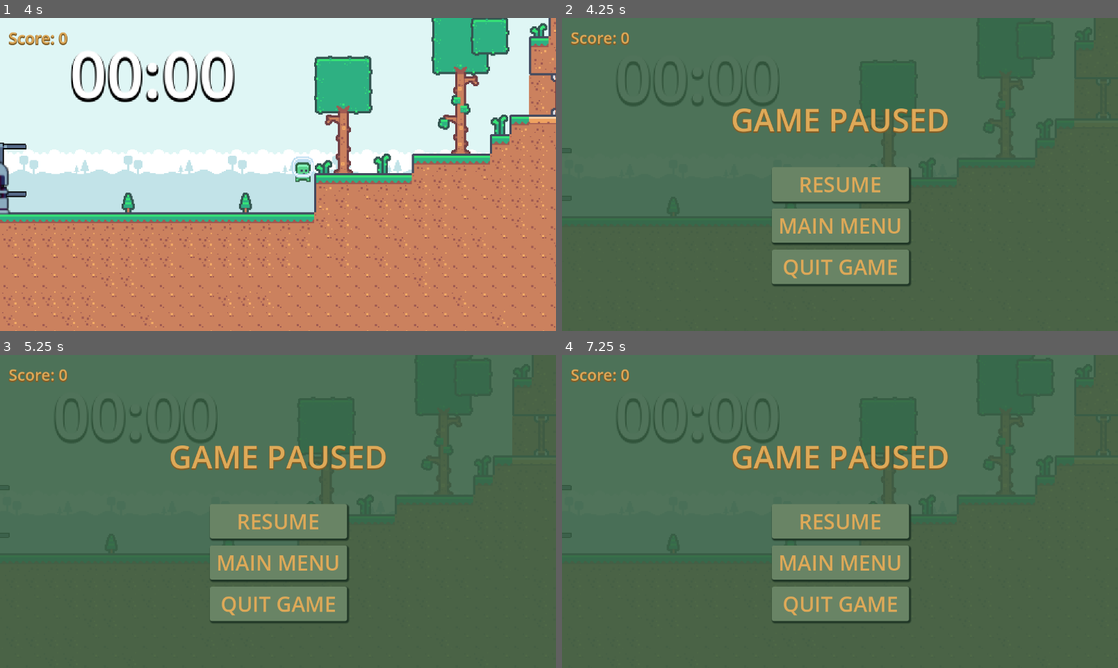
Above: before the commit, frames 1-4 (two rows, left to right).
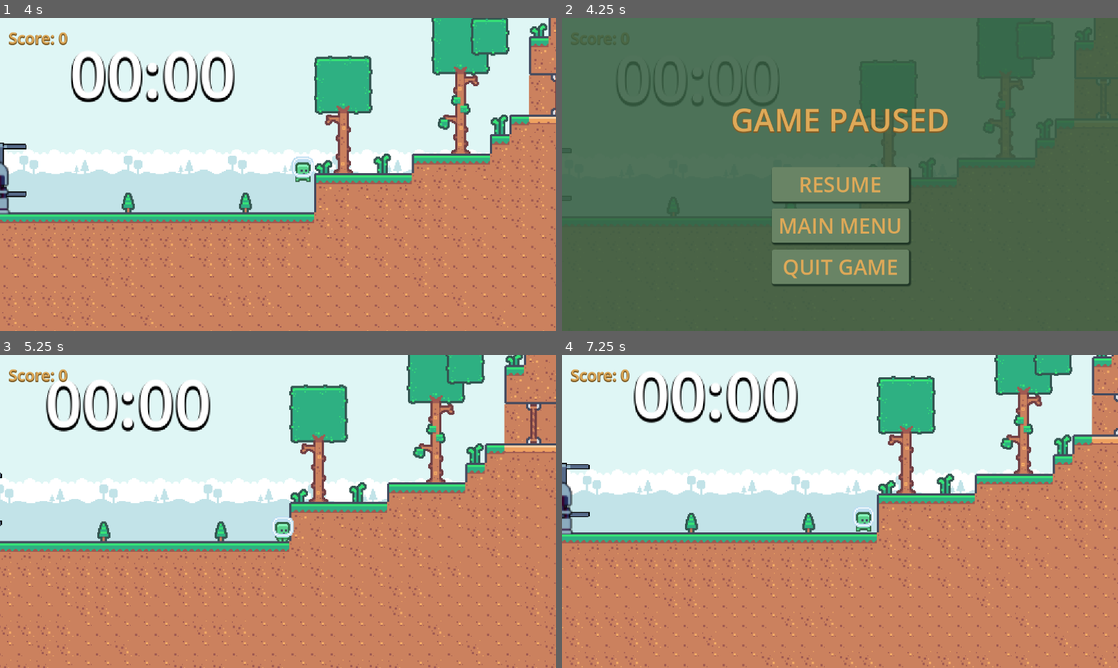
Above: after the commit, the same moments.

Repository: Nexilios/SideScrollingDelivery
Game: Godot game, scene res://scenes/game.tscn
The game is run twice, just before and just after one commit, with the same random seed, the same clock (stepped at 60 frames per second) and the same inputs. Sound files missing from this copy of the repository are replaced by a short silence.
Inputs:
- Up to frame 1 (4 s): hold E (interact) 0.53-1.28 s; hold D (move_right) 0.53-2.03 s; tap Space (jump) at 0.77, 1.52, 3.02, 3.77 s; tap E (interact) at 1.35, 2.85 s; hold A (move_left) 2.03-2.78 s; hold E (interact) 2.03-2.78 s; hold D (move_right) from 2.78 s (still down); hold E (interact) from 3.53 s (still down)
- Up to frame 2 (4.25 s): keep holding D (move_right); keep holding E (interact); tap Escape (pause) at 4.15 s
- Up to frame 3 (5.25 s): release D (move_right) at 4.25 s; release E (interact) at 4.25 s; click "MAIN MENU" at 4.25 s; click "RESUME" at 5 s
- Up to frame 4 (7.25 s): hold A (move_left) 5.78-6.53 s; tap E (interact) at 5.85 s; tap Space (jump) at 6.02 s; hold D (move_right) from 6.53 s (still down); hold E (interact) from 6.53 s (still down)

Frame 1 is identical in both runs. In frame 2, 0.2% of the frame differs, in the area x 1-13%, y 4-9%; in frame 3, 99%; in frame 4, 99%, in the area x 0-100%, y 0-100%.

Commit message:
Game Over & Bugfixes
~ Implemented GameOver UI and its mechanic.
~ Now autoloads will properly reset everytime game is "reloaded".
~ Truck will now spawn packages inside game scene instead of SceneTree root.
~ Now BGM will still play even game is paused.

Diff:
--- /dev/null
+++ b/assets/styles/game_over_menu/game_over_button_hover.tres
@@ -0,0 +1,16 @@
+[gd_resource type="StyleBoxFlat" format=3 uid="uid://b3llh2mbfcp78"]
+
+[resource]
+content_margin_left = 15.0
+content_margin_top = 6.0
+content_margin_right = 15.0
+content_margin_bottom = 6.0
+bg_color = Color(0.3603, 0.45, 0.3465, 1)
+corner_radius_top_left = 5
+corner_radius_top_right = 5
+corner_radius_bottom_right = 5
+corner_radius_bottom_left = 5
+corner_detail = 5
+shadow_color = Color(0.122679, 0.211291, 0.14771, 1)
+shadow_size = 4
+shadow_offset = Vector2(2.47, 3.04)
--- /dev/null
+++ b/assets/styles/game_over_menu/game_over_button_normal.tres
@@ -0,0 +1,16 @@
+[gd_resource type="StyleBoxFlat" format=3 uid="uid://cge5rp6o3sbpq"]
+
+[resource]
+content_margin_left = 15.0
+content_margin_top = 6.0
+content_margin_right = 15.0
+content_margin_bottom = 6.0
+bg_color = Color(0.412353, 0.515857, 0.397037, 1)
+corner_radius_top_left = 5
+corner_radius_top_right = 5
+corner_radius_bottom_right = 5
+corner_radius_bottom_left = 5
+corner_detail = 5
+shadow_color = Color(0.122679, 0.211291, 0.14771, 1)
+shadow_size = 4
+shadow_offset = Vector2(2.47, 3.04)
--- /dev/null
+++ b/assets/styles/game_over_menu/game_over_button_pressed.tres
@@ -0,0 +1,16 @@
+[gd_resource type="StyleBoxFlat" format=3 uid="uid://b87tb4t8hdf5t"]
+
+[resource]
+content_margin_left = 15.0
+content_margin_top = 6.0
+content_margin_right = 15.0
+content_margin_bottom = 6.0
+bg_color = Color(0.31226, 0.39, 0.3003, 1)
+corner_radius_top_left = 5
+corner_radius_top_right = 5
+corner_radius_bottom_right = 5
+corner_radius_bottom_left = 5
+corner_detail = 5
+shadow_color = Color(0.122679, 0.211291, 0.14771, 1)
+shadow_size = 4
+shadow_offset = Vector2(2.47, 3.04)
--- a/scenes/bgm.tscn
+++ b/scenes/bgm.tscn
@@ -3,6 +3,7 @@
 [ext_resource type="AudioStream" uid="uid://bpejft8qanlw6" path="res://assets/sounds/game_bgm - Smile On the Walk Fun Cartoon.ogg" id="1_2wekg"]
 
 [node name="BGM" type="AudioStreamPlayer"]
+process_mode = 3
 stream = ExtResource("1_2wekg")
 autoplay = true
 bus = &"BGM"
--- a/scenes/game.tscn
+++ b/scenes/game.tscn
@@ -1,10 +1,11 @@
-[gd_scene load_steps=20 format=3 uid="uid://dl0ja6aeutr2y"]
+[gd_scene load_steps=21 format=3 uid="uid://dl0ja6aeutr2y"]
 
 [ext_resource type="PackedScene" uid="uid://kadvgg4106co" path="res://scenes/game_manager.tscn" id="1_41nem"]
 [ext_resource type="PackedScene" uid="uid://bkyprnm4r55ag" path="res://scenes/player.tscn" id="1_byd86"]
 [ext_resource type="Texture2D" uid="uid://bi15a10ptvwf2" path="res://assets/tileset/tilemap-backgrounds.png" id="1_gqarg"]
 [ext_resource type="Texture2D" uid="uid://ngxhyvubepfh" path="res://assets/tileset/tilemap.png" id="2_sk5vj"]
 [ext_resource type="PackedScene" uid="uid://b0of6io1c322v" path="res://scenes/score_label.tscn" id="3_g4npx"]
+[ext_resource type="PackedScene" uid="uid://ngl7cf8camce" path="res://scenes/game_over_menu.tscn" id="3_qdvom"]
 [ext_resource type="PackedScene" uid="uid://db6p0de700xhc" path="res://scenes/truck.tscn" id="4_xj2wq"]
 [ext_resource type="PackedScene" uid="uid://c7bg808610anm" path="res://scenes/pause_menu.tscn" id="6_a1vf7"]
 [ext_resource type="PackedScene" uid="uid://dq1fysevc3twk" path="res://scenes/timer.tscn" id="6_sc74f"]
@@ -675,20 +676,24 @@
 
 [node name="Game" type="Node2D"]
 
-[node name="GameManager" parent="." node_paths=PackedStringArray("pause_menu", "timer", "truck", "recipients_folder") instance=ExtResource("1_41nem")]
+[node name="GameManager" parent="." node_paths=PackedStringArray("pause_menu", "game_over_menu", "timer", "truck", "recipients_folder") instance=ExtResource("1_41nem")]
 pause_menu = NodePath("../CanvasLayer/PauseMenu")
+game_over_menu = NodePath("../CanvasLayer/GameOverMenu")
 timer = NodePath("../TimerUI")
 truck = NodePath("../Truck")
 recipients_folder = NodePath("../Recipients")
-time_limit = 60.0
+time_limit = 10.0
 
 [node name="CanvasLayer" type="CanvasLayer" parent="."]
+
+[node name="ScoreLabel" parent="CanvasLayer" instance=ExtResource("3_g4npx")]
+
+[node name="GameOverMenu" parent="CanvasLayer" instance=ExtResource("3_qdvom")]
+visible = false
 
 [node name="PauseMenu" parent="CanvasLayer" node_paths=PackedStringArray("game_manager") instance=ExtResource("6_a1vf7")]
 visible = false
 game_manager = NodePath("../../GameManager")
-
-[node name="ScoreLabel" parent="CanvasLayer" instance=ExtResource("3_g4npx")]
 
 [node name="Background" type="TileMap" parent="."]
 tile_set = SubResource("TileSet_08dui")
--- /dev/null
+++ b/scenes/game_over_menu.tscn
@@ -0,0 +1,142 @@
+[gd_scene load_steps=7 format=3 uid="uid://ngl7cf8camce"]
+
+[ext_resource type="Script" path="res://scripts/game_over_menu.gd" id="1_rqnnn"]
+[ext_resource type="StyleBox" uid="uid://cl77ayu4xuq5n" path="res://assets/styles/pause_menu/pause_button_normal.tres" id="2_ttisj"]
+[ext_resource type="StyleBox" uid="uid://dvrvjh30t00pt" path="res://assets/styles/pause_menu/pause_button_hover.tres" id="3_xqlbr"]
+[ext_resource type="StyleBox" uid="uid://duda7fwb0urwr" path="res://assets/styles/pause_menu/pause_button_pressed.tres" id="4_5241j"]
+
+[sub_resource type="LabelSettings" id="LabelSettings_fuahb"]
+font_size = 72
+font_color = Color(0.870588, 0.662745, 0.345098, 1)
+shadow_size = 5
+shadow_color = Color(0.503426, 0.370268, 0.155438, 1)
+shadow_offset = Vector2(0.21, 2.72)
+
+[sub_resource type="LabelSettings" id="LabelSettings_clihu"]
+font_size = 52
+font_color = Color(0.870588, 0.662745, 0.345098, 1)
+shadow_size = 5
+shadow_color = Color(0.503426, 0.370268, 0.155438, 1)
+shadow_offset = Vector2(0.21, 2.72)
+
+[node name="GameOverMenu" type="Control"]
+process_mode = 3
+layout_mode = 3
+anchors_preset = 15
+anchor_right = 1.0
+anchor_bottom = 1.0
+grow_horizontal = 2
+grow_vertical = 2
+script = ExtResource("1_rqnnn")
+
+[node name="AspectRatioContainer" type="AspectRatioContainer" parent="."]
+layout_mode = 1
+anchors_preset = 15
+anchor_right = 1.0
+anchor_bottom = 1.0
+grow_horizontal = 2
+grow_vertical = 2
+size_flags_horizontal = 3
+size_flags_vertical = 3
+ratio = 1.78
+stretch_mode = 3
+
+[node name="ColorRect" type="ColorRect" parent="AspectRatioContainer"]
+layout_mode = 2
+color = Color(0.219608, 0.372549, 0.262745, 0.878431)
+
+[node name="Header" type="Label" parent="."]
+layout_mode = 1
+anchors_preset = 5
+anchor_left = 0.5
+anchor_right = 0.5
+offset_left = -269.0
+offset_top = 134.0
+offset_right = 281.0
+offset_bottom = 233.0
+grow_horizontal = 2
+pivot_offset = Vector2(275, 49)
+text = "GAME FINISHED"
+label_settings = SubResource("LabelSettings_fuahb")
+horizontal_alignment = 1
+vertical_alignment = 1
+
+[node name="Highscore" type="Label" parent="."]
+layout_mode = 1
+anchors_preset = 5
+anchor_left = 0.5
+anchor_right = 0.5
+offset_left = -269.0
+offset_top = 210.0
+offset_right = 281.0
+offset_bottom = 309.0
+grow_horizontal = 2
+pivot_offset = Vector2(275, 49)
+text = "HI-SCORE: 9999"
+label_settings = SubResource("LabelSettings_clihu")
+horizontal_alignment = 1
+vertical_alignment = 1
+
+[node name="VBoxContainer" type="VBoxContainer" parent="."]
+layout_mode = 1
+anchors_preset = 8
+anchor_left = 0.5
+anchor_top = 0.5
+anchor_right = 0.5
+anchor_bottom = 0.5
+offset_left = -157.5
+offset_top = -5.0
+offset_right = 158.5
+offset_bottom = 240.0
+grow_horizontal = 2
+grow_vertical = 2
+pivot_offset = Vector2(158, 122)
+theme_override_constants/separation = 16
+
+[node name="RestartButton" type="Button" parent="VBoxContainer"]
+process_mode = 2
+layout_mode = 2
+theme_override_colors/font_color = Color(0.870588, 0.662745, 0.345098, 1)
+theme_override_colors/font_pressed_color = Color(0.813869, 0.609067, 0.290064, 1)
+theme_override_colors/font_hover_color = Color(0.790712, 0.589043, 0.273252, 1)
+theme_override_colors/font_focus_color = Color(0.870588, 0.662745, 0.345098, 1)
+theme_override_font_sizes/font_size = 48
+theme_override_styles/normal = ExtResource("2_ttisj")
+theme_override_styles/hover = ExtResource("3_xqlbr")
+theme_override_styles/pressed = ExtResource("4_5241j")
+theme_override_styles/focus = ExtResource("2_ttisj")
+text = "RESTART"
+
+[node name="MenuButton" type="Button" parent="VBoxContainer"]
+process_mode = 2
+layout_mode = 2
+theme_override_colors/font_color = Color(0.870588, 0.662745, 0.345098, 1)
+theme_override_colors/font_pressed_color = Color(0.813869, 0.609067, 0.290064, 1)
+theme_override_colors/font_hover_color = Color(0.790712, 0.589043, 0.273252, 1)
+theme_override_colors/font_focus_color = Color(0.870588, 0.662745, 0.345098, 1)
+theme_override_font_sizes/font_size = 48
+theme_override_styles/normal = ExtResource("2_ttisj")
+theme_override_styles/hover = ExtResource("3_xqlbr")
+theme_override_styles/pressed = ExtResource("4_5241j")
+theme_override_styles/focus = ExtResource("2_ttisj")
+text = "MAIN MENU
+"
+
+[node name="QuitButton" type="Button" parent="VBoxContainer"]
+process_mode = 2
+layout_mode = 2
+theme_override_colors/font_color = Color(0.870588, 0.662745, 0.345098, 1)
+theme_override_colors/font_pressed_color = Color(0.813869, 0.609067, 0.290064, 1)
+theme_override_colors/font_hover_color = Color(0.790712, 0.589043, 0.273252, 1)
+theme_override_colors/font_focus_color = Color(0.870588, 0.662745, 0.345098, 1)
+theme_override_font_sizes/font_size = 48
+theme_override_styles/normal = ExtResource("2_ttisj")
+theme_override_styles/hover = ExtResource("3_xqlbr")
+theme_override_styles/pressed = ExtResource("4_5241j")
+theme_override_styles/focus = ExtResource("2_ttisj")
+text = "QUIT GAME
+"
+
+[connection signal="pressed" from="VBoxContainer/RestartButton" to="." method="_on_restart_button_pressed"]
+[connection signal="pressed" from="VBoxContainer/MenuButton" to="." method="_on_menu_button_pressed"]
+[connection signal="pressed" from="VBoxContainer/QuitButton" to="." method="_on_quit_button_pressed"]
--- a/scenes/package_spawn_sound.tscn
+++ b/scenes/package_spawn_sound.tscn
@@ -4,5 +4,6 @@
 
 [node name="AudioStreamPlayer2D" type="AudioStreamPlayer2D"]
 stream = ExtResource("1_br1r4")
+volume_db = -15.0
 autoplay = true
 bus = &"SFX"
--- a/scenes/pause_menu.tscn
+++ b/scenes/pause_menu.tscn
@@ -1,9 +1,9 @@
 [gd_scene load_steps=6 format=3 uid="uid://c7bg808610anm"]
 
 [ext_resource type="Script" path="res://scripts/pause_menu.gd" id="1_2td3u"]
-[ext_resource type="StyleBox" uid="uid://cl77ayu4xuq5n" path="res://assets/styles/pause_button_normal.tres" id="2_qeeim"]
-[ext_resource type="StyleBox" uid="uid://dvrvjh30t00pt" path="res://assets/styles/pause_button_hover.tres" id="3_n4xdy"]
-[ext_resource type="StyleBox" uid="uid://duda7fwb0urwr" path="res://assets/styles/pause_button_pressed.tres" id="4_2lamd"]
+[ext_resource type="StyleBox" uid="uid://cl77ayu4xuq5n" path="res://assets/styles/pause_menu/pause_button_normal.tres" id="2_qqm4s"]
+[ext_resource type="StyleBox" uid="uid://dvrvjh30t00pt" path="res://assets/styles/pause_menu/pause_button_hover.tres" id="3_k5v7v"]
+[ext_resource type="StyleBox" uid="uid://duda7fwb0urwr" path="res://assets/styles/pause_menu/pause_button_pressed.tres" id="4_0tc5m"]
 
 [sub_resource type="LabelSettings" id="LabelSettings_u0jrx"]
 font_size = 72
@@ -78,10 +78,10 @@
 theme_override_colors/font_hover_color = Color(0.790712, 0.589043, 0.273252, 1)
 theme_override_colors/font_focus_color = Color(0.870588, 0.662745, 0.345098, 1)
 theme_override_font_sizes/font_size = 48
-theme_override_styles/normal = ExtResource("2_qeeim")
-theme_override_styles/hover = ExtResource("3_n4xdy")
-theme_override_styles/pressed = ExtResource("4_2lamd")
-theme_override_styles/focus = ExtResource("2_qeeim")
+theme_override_styles/normal = ExtResource("2_qqm4s")
+theme_override_styles/hover = ExtResource("3_k5v7v")
+theme_override_styles/pressed = ExtResource("4_0tc5m")
+theme_override_styles/focus = ExtResource("2_qqm4s")
 text = "RESUME"
 
 [node name="MenuButton" type="Button" parent="VBoxContainer"]
@@ -92,10 +92,10 @@
 theme_override_colors/font_hover_color = Color(0.790712, 0.589043, 0.273252, 1)
 theme_override_colors/font_focus_color = Color(0.870588, 0.662745, 0.345098, 1)
 theme_override_font_sizes/font_size = 48
-theme_override_styles/normal = ExtResource("2_qeeim")
-theme_override_styles/hover = ExtResource("3_n4xdy")
-theme_override_styles/pressed = ExtResource("4_2lamd")
-theme_override_styles/focus = ExtResource("2_qeeim")
+theme_override_styles/normal = ExtResource("2_qqm4s")
+theme_override_styles/hover = ExtResource("3_k5v7v")
+theme_override_styles/pressed = ExtResource("4_0tc5m")
+theme_override_styles/focus = ExtResource("2_qqm4s")
 text = "MAIN MENU
 "
 
@@ -107,10 +107,10 @@
 theme_override_colors/font_hover_color = Color(0.790712, 0.589043, 0.273252, 1)
 theme_override_colors/font_focus_color = Color(0.870588, 0.662745, 0.345098, 1)
 theme_override_font_sizes/font_size = 48
-theme_override_styles/normal = ExtResource("2_qeeim")
-theme_override_styles/hover = ExtResource("3_n4xdy")
-theme_override_styles/pressed = ExtResource("4_2lamd")
-theme_override_styles/focus = ExtResource("2_qeeim")
+theme_override_styles/normal = ExtResource("2_qqm4s")
+theme_override_styles/hover = ExtResource("3_k5v7v")
+theme_override_styles/pressed = ExtResource("4_0tc5m")
+theme_override_styles/focus = ExtResource("2_qqm4s")
 text = "QUIT GAME
 "
 
--- a/scripts/game_manager.gd
+++ b/scripts/game_manager.gd
@@ -4,7 +4,7 @@
 
 # UI
 @export var pause_menu: PauseMenu
-@export var game_over_menu: Control
+@export var game_over_menu: GameOverMenu
 @export var timer: GameTimer
 
 # Gameplay relevant
@@ -17,6 +17,9 @@
 var recipients: Array[Recipient]
 
 func _ready() -> void:
+	HighscoreManager.reset_state()
+	InputManager.reset_state()
+
 	if recipients_folder:
 		for recp in recipients_folder.get_children():
 			recipients.append(recp)
@@ -50,7 +53,7 @@
 	get_tree().paused = true
 
 	# Show game over scene
-
+	game_over_menu.show_game_over()
 
 func stop_game(quit: bool) -> void:
 	HighscoreManager.save_highscore()
--- /dev/null
+++ b/scripts/game_over_menu.gd
@@ -0,0 +1,25 @@
+class_name GameOverMenu extends Control
+
+@onready var header: Label = $Header
+@onready var highscore: Label = $Highscore
+
+
+func _ready() -> void:
+	hide()
+
+func show_game_over() -> void:
+	highscore.text = "HI-SCORE: " + str(HighscoreManager.highscore)
+	show()
+
+func _on_restart_button_pressed() -> void:
+	get_tree().paused = false
+	get_tree().reload_current_scene()
+
+
+func _on_menu_button_pressed() -> void:
+	# Move to main menu
+	pass
+
+
+func _on_quit_button_pressed() -> void:
+	get_tree().quit()
--- a/scripts/highscore_manager.gd
+++ b/scripts/highscore_manager.gd
@@ -36,3 +36,7 @@
 		file.close()
 		return saved_score
 	return 0
+
+func reset_state() -> void:
+	current_score = 0
+	highscore = load_highscore()
--- a/scripts/input_manager.gd
+++ b/scripts/input_manager.gd
@@ -2,8 +2,12 @@
 
 var interaction_areas: Array[PriorityArea2D] = []
 
+func reset_state() -> void:
+	interaction_areas.clear()
+
 func register_area(area: PriorityArea2D):
-	interaction_areas.append(area)
+	if not interaction_areas.has(area):
+		interaction_areas.append(area)
 
 func unregister_area(area: PriorityArea2D):
 	interaction_areas.erase(area)
--- a/scripts/truck.gd
+++ b/scripts/truck.gd
@@ -42,7 +42,7 @@
 		var recipient_id: int = recipients_data[key].ID
 		var package: BasePackage = load(packages.pick_random()).instantiate()
 
-		get_tree().root.add_child(package)
+		get_tree().current_scene.add_child(package)
 		package.set_package_id(recipient_id)
 		package.set_recipient_location(recipients_data[key].Location)
 		package.global_position = spawn_point.global_position
Renamed: assets/styles/pause_button_hover.tres -> assets/styles/pause_menu/pause_button_hover.tres
Renamed: assets/styles/pause_button_normal.tres -> assets/styles/pause_menu/pause_button_normal.tres
Renamed: assets/styles/pause_button_pressed.tres -> assets/styles/pause_menu/pause_button_pressed.tres
